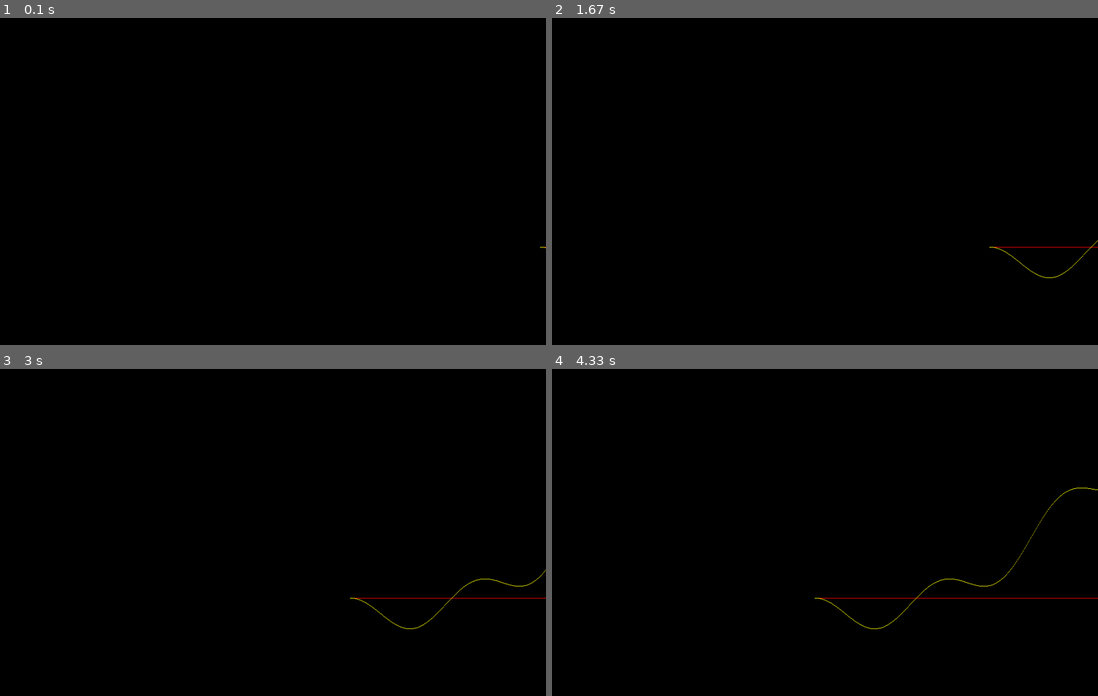
Above: before the commit, frames 1-4 (two rows, left to right).
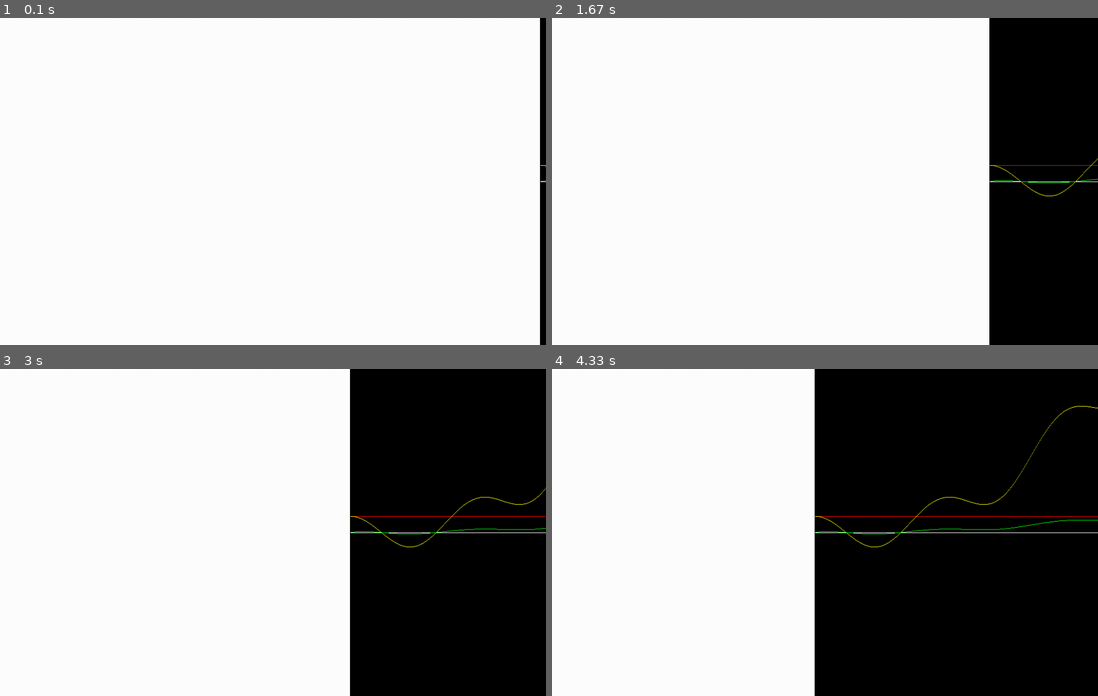
Above: after the commit, the same moments.

Repository: troncosoae/proy-ctrl-intel
Game: pygame game, started from main.py
The game is run twice, just before and just after one commit, with the same random seed, the same clock (stepped at 60 frames per second) and the same inputs.
Inputs:
- Up to frame 1 (0.1 s): no input
- Up to frame 2 (1.67 s): no input
- Up to frame 3 (3 s): no input
- Up to frame 4 (4.33 s): no input

The runs differ from the first frame. In frame 1, 99% of the frame differs, in the area x 0-100%, y 0-100%; in frame 2, 80%; in frame 3, 65%; in frame 4, 49%.

Commit message:
plotting turbine window with adjustable heights working ok

Diff:
--- a/Simulation/PygameBoxes.py
+++ b/Simulation/PygameBoxes.py
@@ -2,7 +2,6 @@
 import numpy as np
 import pygame
 from pygame import gfxdraw
-from pygame.transform import scale
 
 from Simulation.Simulation import SimulationBox
 
@@ -57,9 +56,14 @@
         inputs_keys = list(inputs_color_dict.keys())
         TurbineWindow.__init__(
             self, key, inputs_keys, fs, close_function, **kwargs)
+        self.surface = pygame.Surface((self.width, self.height))
+        self.surface.fill((255, 255, 255))
+        self.window.blit(self.surface, (0, 0))
+        pygame.display.update()
         self.values = {}
         self.min = min
         self.max = max
+        self.last_scale = 1
 
     def handle_events(self):
         for event in pygame.event.get():
@@ -85,25 +89,56 @@
         return super().advance(input_values)
 
     def get_positions(self):
+
+        print(self.values)
+        arr_vals = [self.values[key] for key in self.values]
+        print(arr_vals)
+        np_vals = np.asarray(arr_vals, dtype=np.float32)
+        print(np_vals)
+        print(np.max(np_vals), np.min(np_vals))
+        print(np.max([np.max(np_vals), -1*np.min(np_vals), 10]))
+        abs_max = np.max([np.max(np_vals), -1*np.min(np_vals), 1])
+        scale = (self.height)/(2*abs_max)
+        print(scale)
+
+        # scale positions
         positions = {
-            key: int(self.height - self.height/(self.min - self.max)*self.min +
-                     self.values[key]*self.height/(self.min - self.max))
+            key: int(self.height/2 - self.values[key]*scale)
             for key in self.values}
 
-        return positions
+        print(positions)
+        new_surface_size = (self.width, int(self.height*scale/self.last_scale))
+        self.last_scale = scale
+        offset = int((self.height - new_surface_size[1])/2)
+
+        print(new_surface_size, offset)
+
+        return positions, new_surface_size, offset
 
     def refresh_window(self):
-        positions = self.get_positions()
-        self.window.scroll(dx=-1)
+        positions, new_surface_size, offset = self.get_positions()
+
+        self.surface.scroll(dx=-1)
         pygame.draw.lines(
-            self.window, (0, 0, 0), False,
+            self.surface, (0, 0, 0), False,
             [(self.width-1, 0), (self.width-1, self.height)], 1
         )
+        gfxdraw.pixel(
+            self.surface, self.width-1, int(self.height/2),
+            (255, 255, 255))
         for key in positions:
             if 0 <= positions[key] < self.height:
                 gfxdraw.pixel(
-                    self.window, self.width-1, positions[key],
+                    self.surface, self.width-1, positions[key],
                     self.inputs_color_dict[key])
+
+        new_surface = pygame.Surface(new_surface_size)
+        pygame.transform.scale(self.surface, new_surface_size, new_surface)
+
+        self.surface.fill((0, 0, 0))
+        self.surface.blit(new_surface, (0, offset))
+        self.window.fill((0, 0, 0))
+        self.window.blit(self.surface, (0, 0))
 
         return super().refresh_window()
 
--- a/main.py
+++ b/main.py
@@ -49,6 +49,7 @@
             # 'omega_gr': (255, 255, 255),
             'omega_g': (255, 255, 0),
             'beta_r': (255, 0, 0),
+            'P_g': (0, 255, 0),
         },
         -0.5, 1.5, pygame_fs, get_close_sim_for_box(sim))
 
@@ -57,7 +58,6 @@
         blade_pitch_system, {'beta_r': beta_r_stable, 'omega_r': 1})
     sim.add_box(drive_train_model, {'tau_g': 1})
     sim.add_box(generator_converter_model, {'tau_gr': tau_gr_stable})
-    # sim.add_box(omega_g_ctrl, {'P_r': 1000, 'omega_gr': 0.05})
     sim.add_box(measurer, {'tau_gm': 10})
     sim.add_box(pygame_tracker)
 
@@ -65,8 +65,4 @@
 
     pygame_tracker.quit_pygame()
 
-    measurer.plot_values({'tau_g', 'tau_gm'})
-
-    # if 'csv_path' in vars(args):
-    #     csv_path = args.csv_path
-    #     measurer.export_values(csv_path)
+    measurer.plot_values({'tau_g', 'P_g', 'beta_m'})
